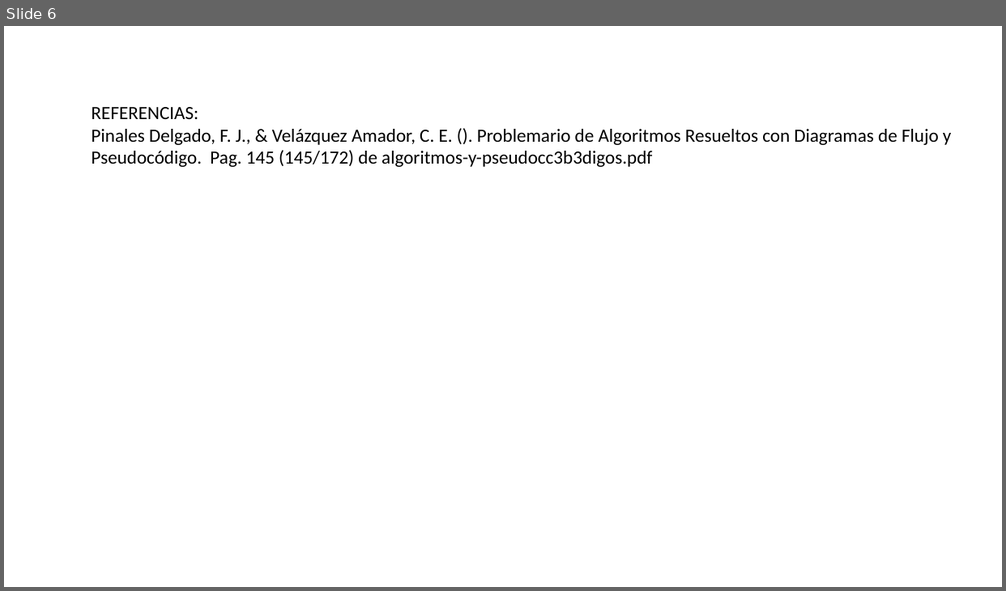
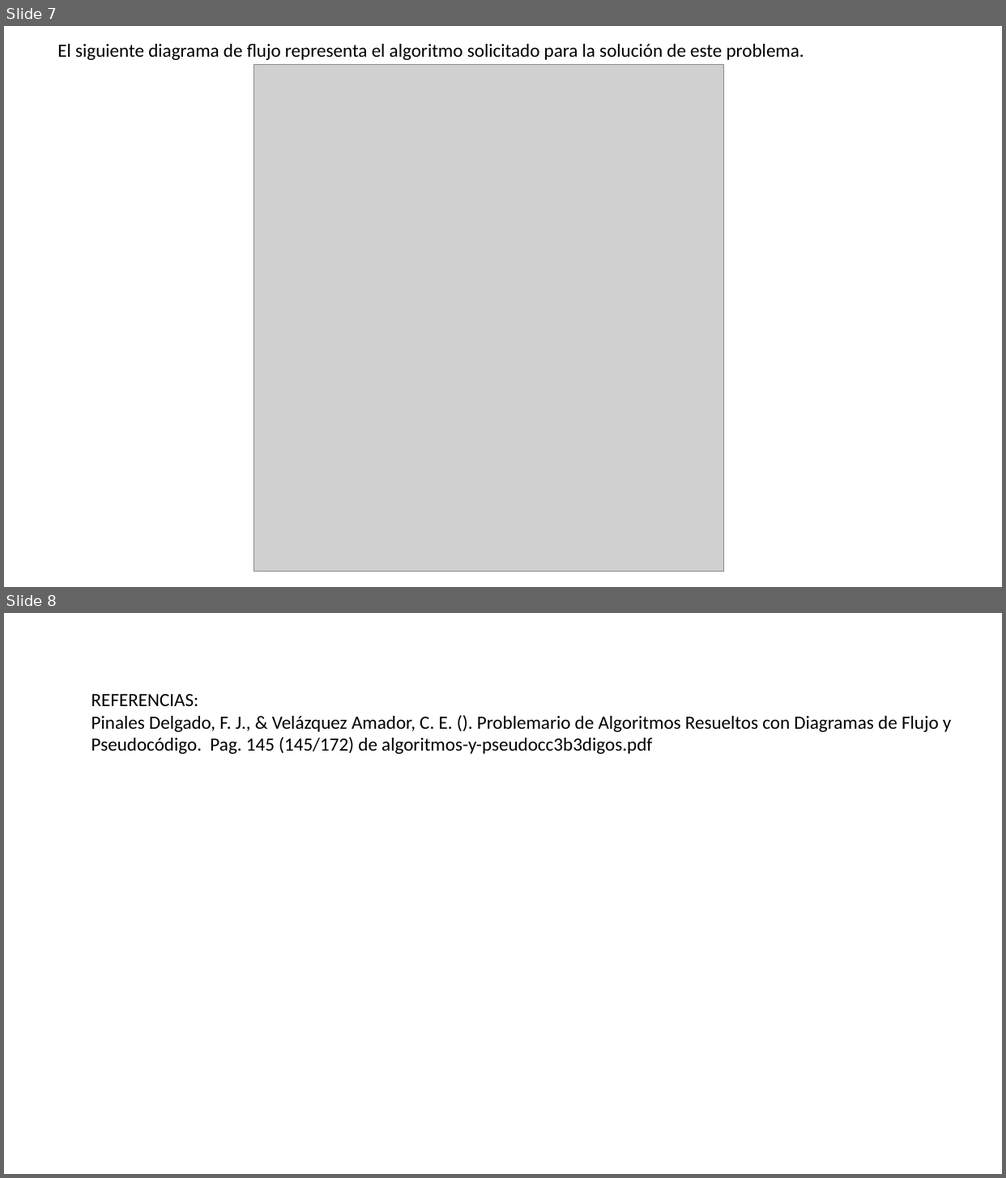
Before and after one commit to programacionestructurada/2021-2, a slide deck: U2_Estructuras_de_Control_y_Aplicaciones_con_Arreglos/2_3_1_Arreglos_Unidimensionales__Ejercicios.pptx. Shown one above the other, each under a label of ours: slide 6 before the commit, slides 7 and 8 after it. The pictures are 1006x591 and 1006x1178 pixels, drawn with LibreOffice and Linux fonts; fonts in the diff are those of the drawing; grey boxes stand for pictures. Boxes give left, top, right and bottom in pixels: in the first picture for what was removed or moved away, otherwise in the second. Text is boxed around its words. In the diff, an @@ line names an element or a change of style, - is before the commit and + after.

```diff
--- a/U2_Estructuras_de_Control_y_Aplicaciones_con_Arreglos/2_3_1_Arreglos_Unidimensionales__Ejercicios.pptx
+++ b/U2_Estructuras_de_Control_y_Aplicaciones_con_Arreglos/2_3_1_Arreglos_Unidimensionales__Ejercicios.pptx
@@ slide 7 added at (x1=4, y1=26, x2=1002, y2=587), background #FFFFFF @@
@@ text added at (x1=57, y1=44, x2=804, y2=60), 18 pt, text #000000 @@
+El siguiente diagrama de flujo representa el algoritmo solicitado para la solución de este problema.
@@ picture added at (x1=254, y1=65, x2=724, y2=572) @@
@@ what was slide 6 is now slide 8 @@
```
Also in this commit, not shown: 1 other slide added, 11 other files.
